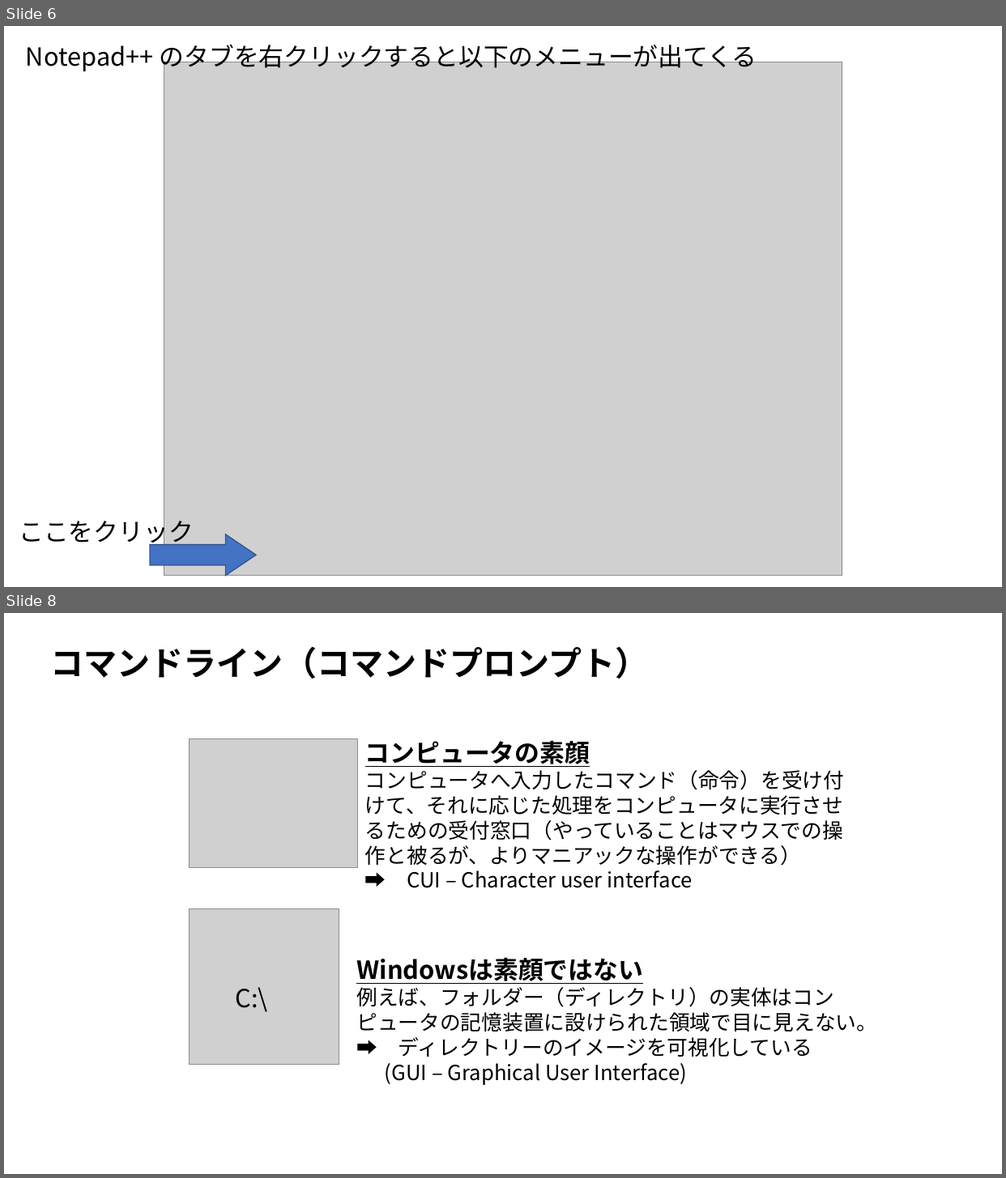
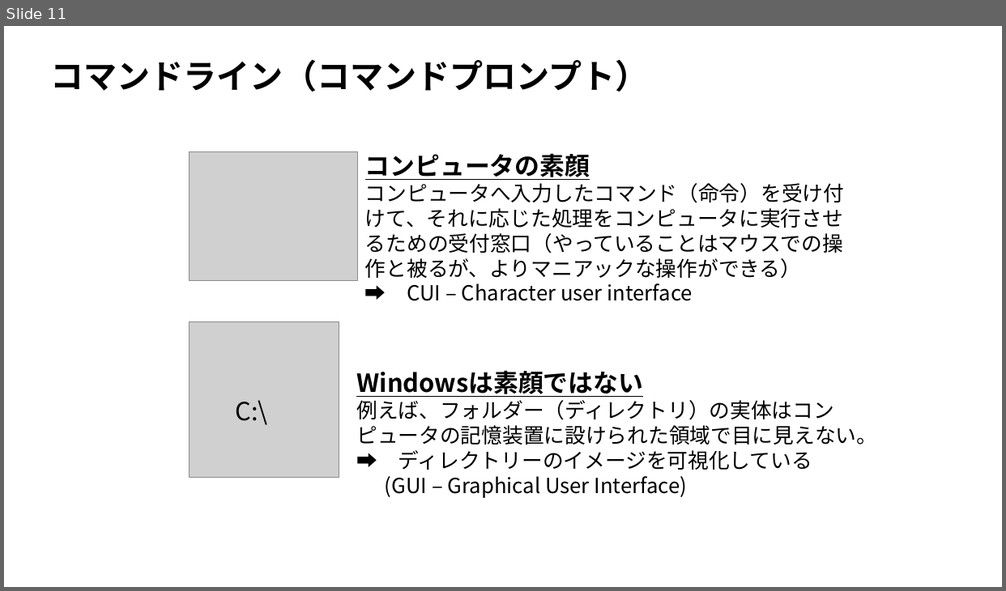
Before and after one commit to ueharaLab/bigdata2_system_and_python, a slide deck: bigdata2_system_and_python.pptx. Shown one above the other, each under a label of ours: slides 6 and 8 before the commit, slide 11 after it; the slides between them are not shown. The pictures are 1006x1178 and 1006x591 pixels, drawn with LibreOffice and Linux fonts; fonts in the diff are those of the drawing; grey boxes stand for pictures. Boxes give left, top, right and bottom in pixels: in the first picture for what was removed or moved away, otherwise in the second. Text is boxed around its words. In the diff, an @@ line names an element or a change of style, - is before the commit and + after.

```diff
--- a/bigdata2_system_and_python.pptx
+++ b/bigdata2_system_and_python.pptx
@@ slide 6 removed at (4,26,1002,587), background #FFFFFF @@
@@ text removed at (26,45,757,73) @@
-Notepad++ のタブを右クリックすると以下のメニューが出てくる
@@ picture removed at (164,62,842,575) @@
@@ text removed at (19,516,194,548) @@
-ここをクリック
@@ right arrow removed at (150,535,256,576) @@
@@ what was slide 8 is now slide 11 @@
```
Also in this commit, not shown: 6 slides changed, 10 slides added, 4 other slides removed, 2 other files.
